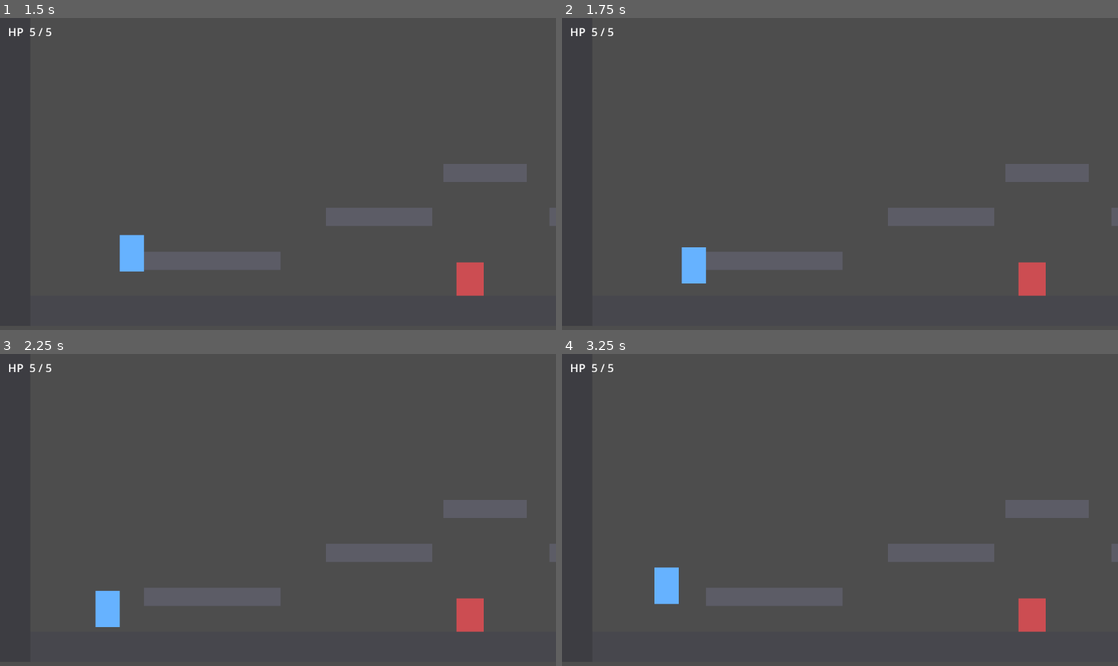
Above: before the commit, frames 1-4 (two rows, left to right).
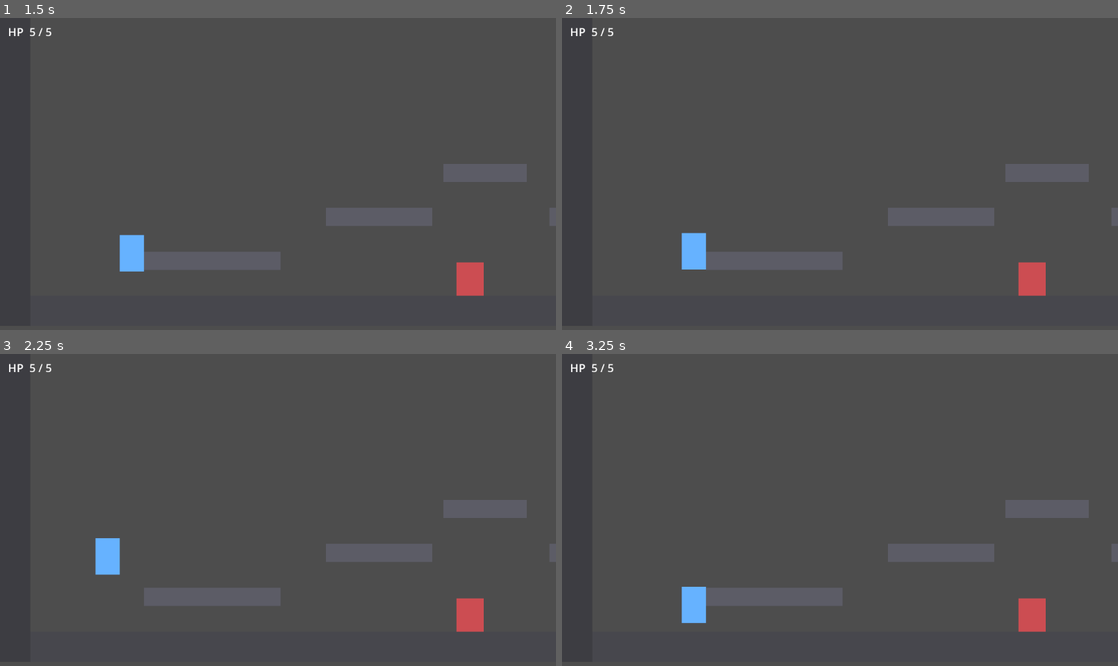
Above: after the commit, the same moments.

Repository: TrittoG/austral
Game: Godot game, scene res://scenes/test_room.tscn
The game is run twice, just before and just after one commit, with the same random seed, the same clock (stepped at 60 frames per second) and the same inputs.
Inputs:
- Up to frame 1 (1.5 s): hold D (move_right) from 0.53 s (still down); tap Shift (dash, bound only after the commit) at 0.6 s; tap Space (jump) at 0.77, 0.8, 1.07, 1.35 s
- Up to frame 2 (1.75 s): keep holding D (move_right); tap Space (jump) at 1.52 s; tap Shift (dash, bound only after the commit) at 1.55 s
- Up to frame 3 (2.25 s): tap Space (jump) at 1.82 s; release D (move_right) at 2.03 s; hold A (move_left) from 2.03 s (still down); tap J (attack) at 2.1 s
- Up to frame 4 (3.25 s): tap Space (jump) at 2.3, 3.02 s; release A (move_left) at 2.78 s; hold D (move_right) from 2.78 s (still down); tap S (look_down) at 2.85 s; tap Shift (dash, bound only after the commit) at 3.05 s

Frame 1 is identical in both runs. In frame 2, 0.4% of the frame differs, in the area x 21-26%, y 68-86%; in frame 3, 1.1%, in the area x 17-22%, y 59-88%; in frame 4, 1.0%.

Commit message:
Fase 3 (parte 1): Dash + sistema de flags de habilidad
- Dash: impulso horizontal rapido que anula gravedad y control normal
  mientras dura. Velocidad, duracion, cooldown e i-frames opcionales
  todo @export.
- Sistema de flags de habilidad (has_dash): cada habilidad arranca
  gateada por su flag. Por ahora en true para probar; en Fase 7
  arrancan bloqueadas y se desbloquean jugando.
- Input map: accion dash (Shift / L).

Co-Authored-By: Claude Opus 4.8 <noreply@anthropic.com>

Diff:
--- a/project.godot
+++ b/project.godot
@@ -17,6 +17,10 @@
 config/name="argenvania"
 run/main_scene="res://scenes/test_room.tscn"
 config/features=PackedStringArray("4.7", "GL Compatibility")
+
+[autoload]
+
+Juice="*res://scripts/juice.gd"
 
 [display]
 
@@ -60,10 +64,12 @@
 , Object(InputEventKey,"resource_local_to_scene":false,"resource_name":"","device":-1,"window_id":0,"alt_pressed":false …(181 unchanged characters)…
 ]
 }
-
-[autoload]
-
-Juice="*res://scripts/juice.gd"
+dash={
+"deadzone": 0.5,
+"events": [Object(InputEventKey,"resource_local_to_scene":false,"resource_name":"","device":-1,"window_id":0,"alt_pressed":false,"shift_pressed":false,"ctrl_pressed":false,"meta_pressed":false,"pressed":false,"keycode":0,"physical_keycode":4194325,"key_label":0,"unicode":0,"location":0,"echo":false,"script":null)
+, Object(InputEventKey,"resource_local_to_scene":false,"resource_name":"","device":-1,"window_id":0,"alt_pressed":false,"shift_pressed":false,"ctrl_pressed":false,"meta_pressed":false,"pressed":false,"keycode":0,"physical_keycode":76,"key_label":0,"unicode":0,"location":0,"echo":false,"script":null)
+]
+}
 
 [rendering]
 
--- a/scripts/player.gd
+++ b/scripts/player.gd
@@ -75,6 +75,24 @@
 ## Hitstop al recibir daño (un poco más largo que el de pegar).
 @export var hurt_hitstop: float = 0.08
 
+# ---- Habilidades desbloqueadas (sistema de flags) ----------
+# Cada habilidad arranca bloqueada y se activa con su flag. En la Fase 7
+# estas empiezan en false y se prenden al conseguir la habilidad jugando.
+# Por ahora arrancan en true para poder probarlas de una.
+@export_group("Habilidades desbloqueadas")
+@export var has_dash: bool = true
+
+# ---- Dash --------------------------------------------------
+@export_group("Dash")
+## Velocidad del impulso del dash (px/s).
+@export var dash_speed: float = 500.0
+## Cuánto dura el dash en segundos.
+@export var dash_duration: float = 0.15
+## Tiempo mínimo entre dashes.
+@export var dash_cooldown: float = 0.4
+## Si está activo, sos invulnerable durante el dash (i-frames).
+@export var dash_iframes: bool = false
+
 # ---- Valores derivados (no tocar a mano) -------------------
 # Se calculan a partir de jump_height y los tiempos. Se recalculan cada
 # frame para que tunear los @export de arriba surta efecto en vivo.
@@ -96,6 +114,12 @@
 var invuln_timer: float = 0.0            # i-frames restantes
 var spawn_point: Vector2                 # dónde reaparecer al morir (provisorio)
 
+# ---- Estado del dash ---------------------------------------
+var is_dashing: bool = false
+var dash_timer: float = 0.0              # tiempo activo restante
+var dash_cooldown_timer: float = 0.0     # tiempo hasta poder volver a dashear
+var dash_dir: int = 1                    # dirección del dash en curso
+
 # Se emite cuando cambia la vida, para que el HUD se actualice.
 signal health_changed(current: int, maximum: int)
 
@@ -121,11 +145,14 @@
 	# con el juego corriendo. Es barato y vale oro para iterar el feel.
 	_update_jump_parameters()
 
-	_update_assist_timers(delta)
-	_try_jump()
-	_apply_variable_jump_height()
-	_apply_gravity(delta)
-	_apply_horizontal_movement(delta)
+	# El dash manda: mientras dura, ignora gravedad y control horizontal normal.
+	_handle_dash(delta)
+	if not is_dashing:
+		_update_assist_timers(delta)
+		_try_jump()
+		_apply_variable_jump_height()
+		_apply_gravity(delta)
+		_apply_horizontal_movement(delta)
 
 	_handle_attack(delta)
 	_handle_invulnerability(delta)
@@ -211,6 +238,39 @@
 	else:
 		var friction := ground_friction if is_on_floor() else air_friction
 		velocity.x = move_toward(velocity.x, 0.0, friction * delta)
+
+
+# ------------------------------------------------------------
+#  DASH (primera habilidad de movimiento)
+# ------------------------------------------------------------
+# Impulso horizontal rápido. Mientras dura, anula la gravedad y el control
+# normal: vas derecho a velocidad fija. La velocidad y la duración son las
+# que más cambian el feel, así que cada una es @export.
+func _handle_dash(delta: float) -> void:
+	dash_cooldown_timer = maxf(dash_cooldown_timer - delta, 0.0)
+
+	# Iniciar dash: requiere tener la habilidad y no estar en cooldown.
+	var can_dash := has_dash and dash_cooldown_timer <= 0.0 and not is_dashing
+	if Input.is_action_just_pressed("dash") and can_dash:
+		_start_dash()
+
+	# Mientras el dash está activo, forzar la velocidad en la dirección fijada.
+	if is_dashing:
+		dash_timer -= delta
+		velocity.x = dash_dir * dash_speed
+		velocity.y = 0.0  # dash horizontal puro, sin caer
+		if dash_timer <= 0.0:
+			is_dashing = false
+
+
+func _start_dash() -> void:
+	is_dashing = true
+	dash_timer = dash_duration
+	dash_cooldown_timer = dash_cooldown
+	dash_dir = facing  # dashea hacia donde mira
+	# i-frames opcionales durante el dash (cruzar proyectiles/enemigos).
+	if dash_iframes:
+		invuln_timer = maxf(invuln_timer, dash_duration)
 
 
 # ------------------------------------------------------------
Not shown, added: scripts/enemy_dummy.gd.uid
Not shown, added: scripts/hud.gd.uid
Not shown, added: scripts/juice.gd.uid
